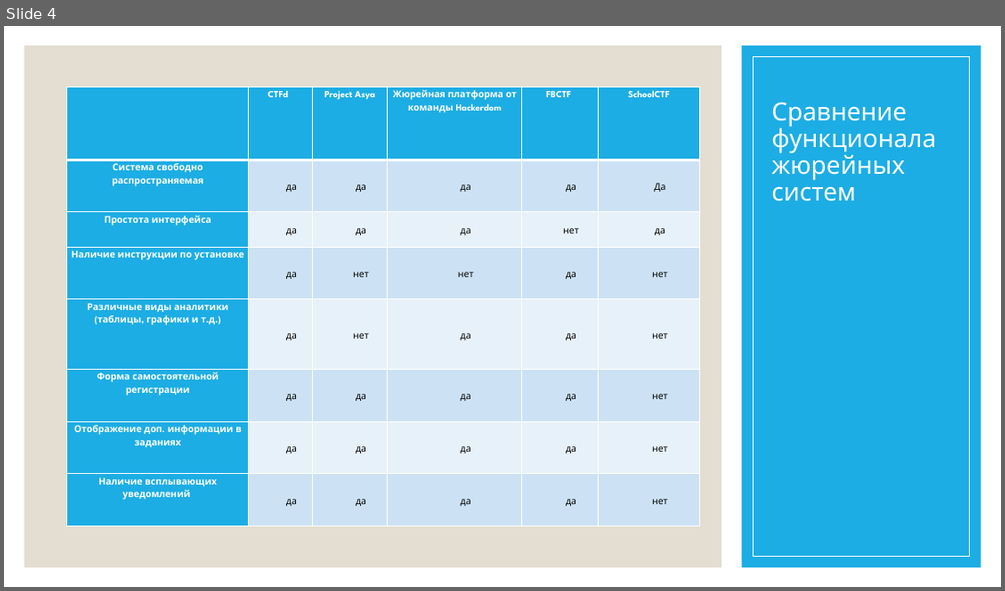
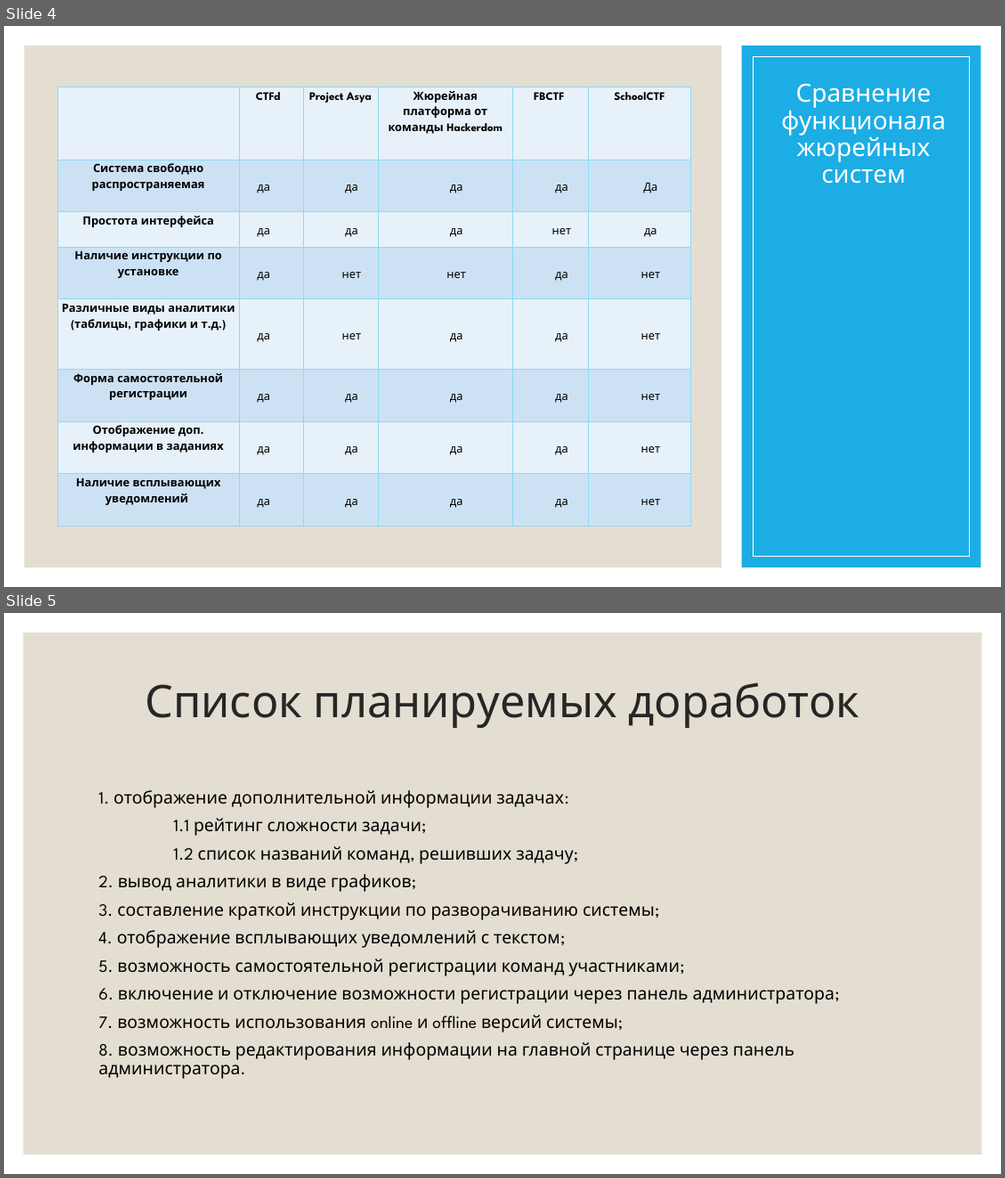
Before and after one commit to PolMarzia/diplom, a slide deck: Prez.pptx. Shown one above the other, each under a label of ours: slide 4 before the commit, slides 4 and 5 after it. The pictures are 1005x591 and 1005x1178 pixels, drawn with LibreOffice and Linux fonts; fonts in the diff are those of the drawing. Boxes give left, top, right and bottom in pixels: in the first picture for what was removed or moved away, otherwise in the second. Text is boxed around its words. In the diff, an @@ line names an element or a change of style, - is before the commit and + after.

```diff
--- a/Prez.pptx
+++ b/Prez.pptx
@@ slide 5 added at (x1=4, y1=613, x2=1001, y2=1174), background #FFFFFF @@
@@ rectangle added at (x1=24, y1=633, x2=982, y2=1154), fill #E3DED1 @@
@@ title added at (x1=145, y1=682, x2=859, y2=728), 43.2 pt, text #262626 @@
+Список планируемых доработок
@@ text added at (x1=98, y1=790, x2=834, y2=1078), 16.6 pt, text #000000 @@
+1. отображение дополнительной информации задачах:
+1.1 рейтинг сложности задачи;
+1.2 список названий команд, решивших задачу;
+2. вывод аналитики в виде графиков;
+3. составление краткой инструкции по разворачиванию системы;
+4. отображение всплывающих уведомлений с текстом;
+5. возможность самостоятельной регистрации команд участниками;
+6. включение и отключение возможности регистрации через панель администратора;
+7. возможность использования online и offline версий системы;
+8. возможность редактирования информации на главной странице через панель администратора.
@@ slide 4 changed as well @@
@@ title "Сравнение функционала жюрейных систем" at (x1=781, y1=83, x2=946, y2=184): alignment left to centre @@
@@ table at (x1=57, y1=87, x2=691, y2=526) @@
@@ fill #1CADE4 to #E8F1FA in 9 cells @@
@@ fill #1CADE4 to #CDE3F5 in 4 cells @@
@@ size 9 to 11 pt @@
@@ text colour #FFFFFF to #000000 in "CTFd", "Project Asya", "Жюрейная платформа от команды Hackerdom", "FBCTF" and 8 more places @@
@@ indent changed @@
@@ borders changed @@
@@ table moved from (x1=67, y1=87, x2=700, y2=526) to (x1=57, y1=87, x2=691, y2=526) @@
```
Also in this commit, not shown: 3 other slides changed, 11 other slides added, 7 other files.
